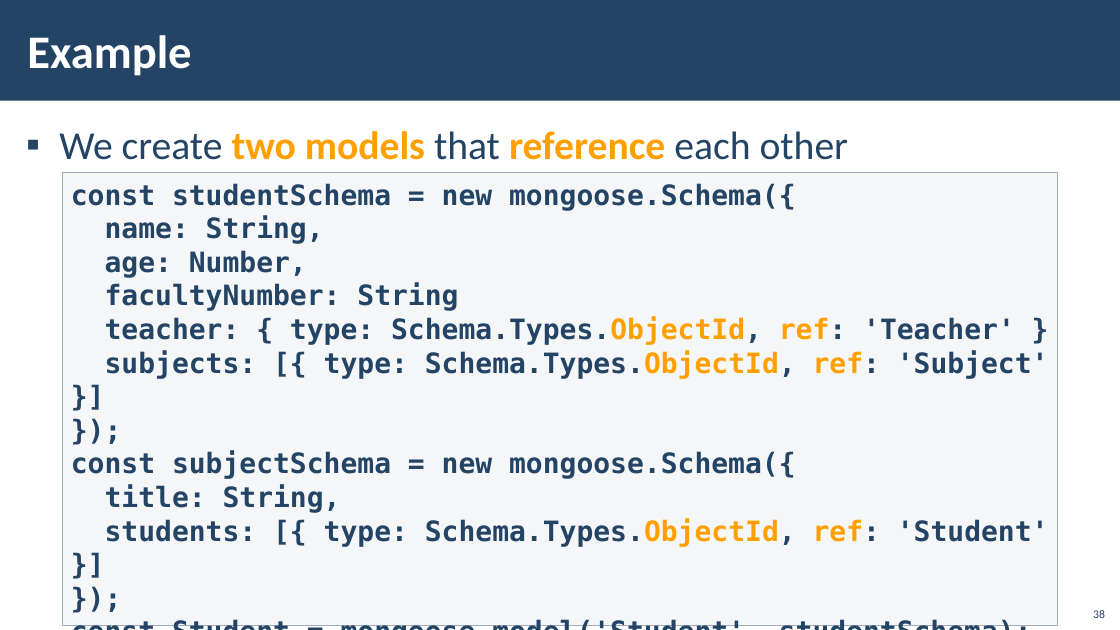
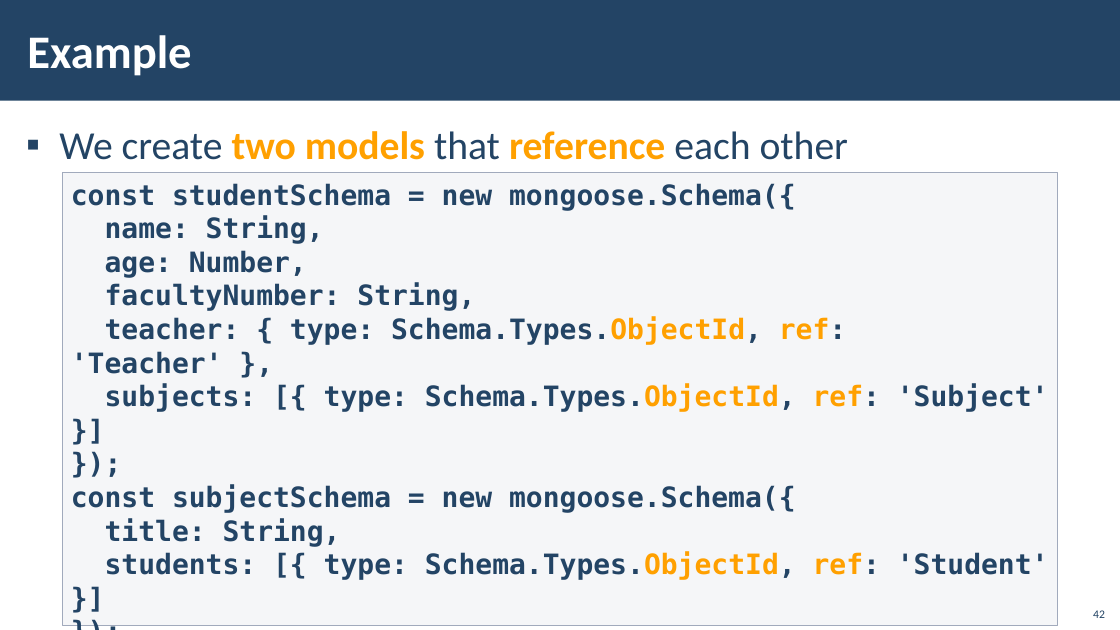
Before and after one commit to ErayErol/Software-University-Courses, a slide deck: slide 42 of 2021.09 - [ JS Back End ]/05 - [ NoSQL And MongoDB ]/00 - [ Resources ]/Presentation.pptx (slide 38 before the commit). Drawn at 1120x630 pixels with LibreOffice and Linux fonts; fonts in the diff are those of the drawing; background and template pictures are left out. Boxes give left, top, right and bottom in pixels: in the first picture for what was removed or moved away, otherwise in the second. Text is boxed around its words. In the diff, an @@ line names an element or a change of style, - is before the commit and + after.

```diff
--- a/2021.09 - [ JS Back End ]/05 - [ NoSQL And MongoDB ]/00 - [ Resources ]/Presentation.pptx
+++ b/2021.09 - [ JS Back End ]/05 - [ NoSQL And MongoDB ]/00 - [ Resources ]/Presentation.pptx
@@ text in rectangle at [71, 283, 846, 374]: text changed @@
-facultyNumber: String
-teacher: { type: Schema.Types.ObjectId, ref: 'Teacher' }
+facultyNumber: String,
+teacher: { type: Schema.Types.ObjectId, ref: 'Teacher' },
@@ page number at [1093, 610, 1105, 618]: text changed @@
-38
+42
```
Also in this commit, not shown: 21 other slides changed, 6 slides added.
